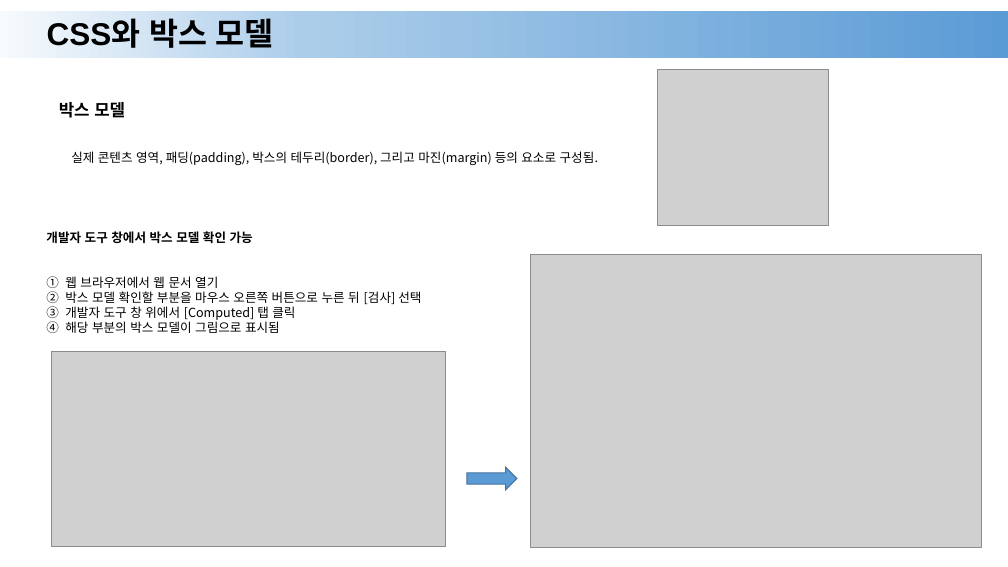
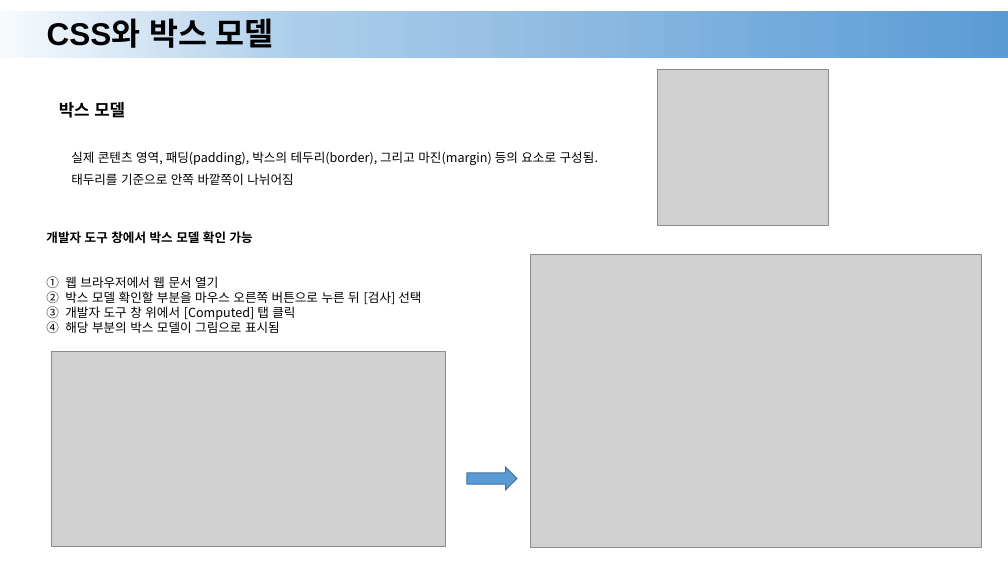
Before and after one commit to Nangnaa/html-css-javascript, a slide deck: slide 3 of HTML/ppt/08.pptx. Drawn at 1008x567 pixels with LibreOffice and Linux fonts; fonts in the diff are those of the drawing; grey boxes stand for pictures. Boxes give left, top, right and bottom in pixels: in the first picture for what was removed or moved away, otherwise in the second. Text is boxed around its words. In the diff, an @@ line names an element or a change of style, - is before the commit and + after.

```diff
--- a/HTML/ppt/08.pptx
+++ b/HTML/ppt/08.pptx
@@ text at box(71, 173, 293, 185): paragraph added @@
+태두리를 기준으로 안쪽 바깥쪽이 나뉘어짐
```
Also in this commit, not shown: 2 other slides changed, 8 other files.
